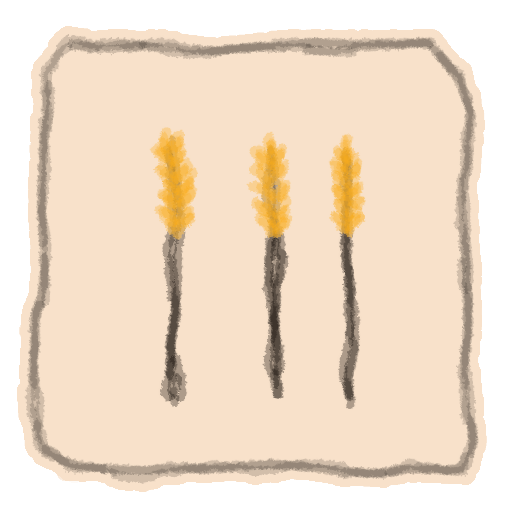
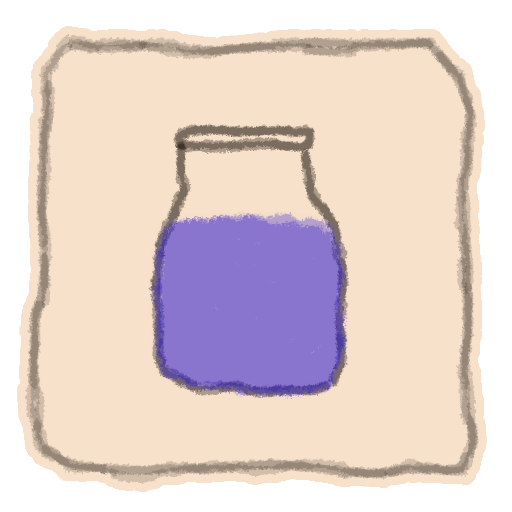
The second (512, 512) image is a revision of the first. Changes to its layers:
added layer "milk" above "wheat" over (x1=148, y1=123, x2=350, y2=400)
hid "wheat" over (x1=149, y1=126, x2=366, y2=409)
